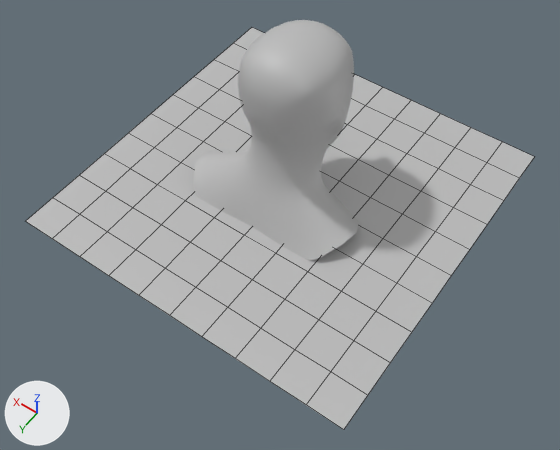
An edit to the FBX model src/20_SkeletalAnimation/resource/testBlendShapePart.fbx, drawn before and after from the same camera.
One viewpoint serves both versions: a camera (50 mm lens) standing at (-0.481, 0.698, 0.879) and looking at (-0.046, 0.088, -0.079). Lighting does not change. The marker at lower left points along +X, +Y and +Z. Mesh edges are drawn as thin lines on the coarser meshes.

Script lines for the objects in view, before the commit:
```python
me_mesh = bpy.data.meshes.new('Mesh')
me_mesh.from_pydata(...)  # 2025 vertices, 2002 faces; spans x -15.0..15.0, y -19.7..19.4, z -11.6..13.1
me_mesh.materials.append(mat_lambert2)  # grey #bcbcbc
me_mesh_001 = bpy.data.meshes.new('Mesh.001')
me_mesh_001.from_pydata(...)  # 121 vertices, 100 faces; spans x -30.4..30.4, y -10.4, z -30.4..30.4
me_mesh_001.materials.append(mat_lambert1)  # grey #bcbcbc
# before: 81 (-6.1, -10.4, -12.2) at pixel (275, 253), 82 (0.0, -10.4, -12.2) at pixel (244, 235), 83 (6.1, -10.4, -12.2) at pixel (214, 217), 92 (-6.1, -10.4, -18.2) at pixel (252, 279), 93 (0.0, -10.4, -18.2) at pixel (220, 260)
# before: 94 (6.1, -10.4, -18.2) at pixel (190, 242), 101 (-18.2, -10.4, -24.3) at pixel (294, 349), 102 (-12.2, -10.4, -24.3) at pixel (260, 328), 104 (0.0, -10.4, -24.3) at pixel (195, 287), 106 (12.2, -10.4, -24.3) at pixel (135, 249)
# before: 107 (18.2, -10.4, -24.3) at pixel (107, 231), 112 (-18.2, -10.4, -30.4) at pixel (269, 381), 113 (-12.2, -10.4, -30.4) at pixel (235, 358), 114 (-6.1, -10.4, -30.4) at pixel (201, 336), 116 (6.1, -10.4, -30.4) at pixel (138, 295)
# before: 117 (12.2, -10.4, -30.4) at pixel (108, 275), 118 (18.2, -10.4, -30.4) at pixel (79, 256)
ob_basichead_basichead = bpy.data.objects.new('BasicHead_basicHead', me_mesh)
ob_basichead_basichead.location = (0.0, 0.0, 0.0)
ob_basichead_basichead.rotation_euler = (1.571, 0.0, 0.0)  # degrees (90, 0, 0)
ob_basichead_basichead.scale = (0.01, 0.01, 0.01)
ob_pplane1 = bpy.data.objects.new('pPlane1', me_mesh_001)
ob_pplane1.location = (0.0, 0.0, 0.0)
ob_pplane1.rotation_euler = (1.571, 0.0, 0.0)  # degrees (90, 0, 0)
ob_pplane1.scale = (0.01, 0.01, 0.01)
```
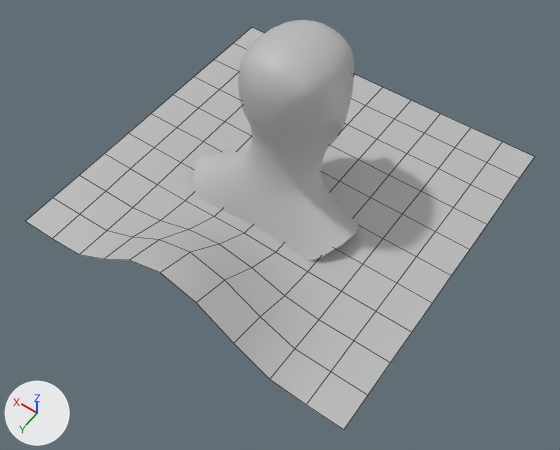
The newer file adds a shape key; the second version is drawn at full value of the shape key 'pPlane3' of 'pPlane1', and the change is written as the vertex moves it makes.

What differs and where, as boxes (x1, y1, x2, y2) in the pictures (560 x 450 px; the box of a moved part takes in the faces that stretch with it):
part 1 of me_mesh_001, moved or reshaped
    before: (52, 185, 353, 405)
    after: (52, 185, 353, 404)

The change, as a list of edits to the scene's bpy script:
```text
Change me_mesh_001:
    where me_mesh_001.from_pydata(...)  # 121 vertices, 100 faces; spans x -30.4..30.4, y -10.4, z -30.4..30.4
    used by ob_pplane1; location = (0.0, 0.0, 0.0); rotation_euler = (1.571, 0.0, 0.0), in degrees (90, 0, 0); scale = (0.01, 0.01, 0.01)
    me_mesh_001 part 1
    add for i in [81, 83, 101, 107]: me_mesh_001.vertices[i].co += Vector((0.0, 0.2, 0.0))
    add for i in [92, 94, 102, 106]: me_mesh_001.vertices[i].co += Vector((0.0, 3.2, 0.0))
    add for i in [82, 112, 118]: me_mesh_001.vertices[i].co += Vector((0.0, 0.5, 0.0))
    add for i in [93, 113, 117]: me_mesh_001.vertices[i].co += Vector((0.0, 4.3, 0.0))
    add for i in [104, 114, 116]: me_mesh_001.vertices[i].co += Vector((0.0, 9.0, 0.0))
    me_mesh_001.vertices[91].co: (-12.2, -10.4, -18.2) -> (-12.2, -9.5, -18.2)  # pixel (284, 299) -> pixel (284, 295)
    me_mesh_001.vertices[95].co: (12.2, -10.4, -18.2) -> (12.2, -9.5, -18.2)  # pixel (161, 224) -> pixel (160, 220)
    me_mesh_001.vertices[103].co: (-6.1, -10.4, -24.3) -> (-6.1, -3.2, -24.3)  # pixel (227, 307) -> pixel (224, 280)
    me_mesh_001.vertices[105].co: (6.1, -10.4, -24.3) -> (6.1, -3.2, -24.3)  # pixel (165, 268) -> pixel (159, 239)
    me_mesh_001.vertices[115].co: (0.0, -10.4, -30.4) -> (0.0, 0.7, -30.4)  # pixel (169, 315) -> pixel (160, 272)
```
